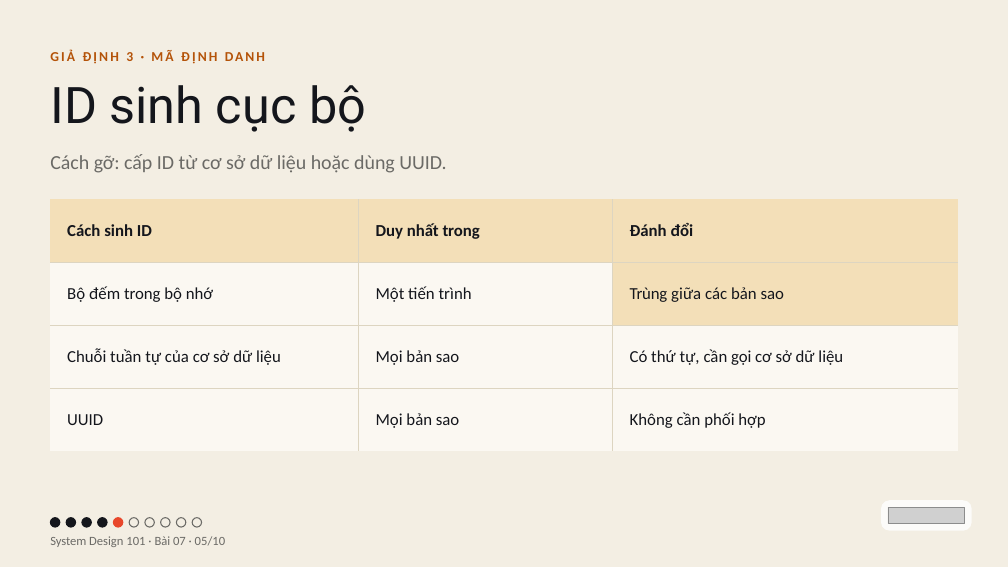
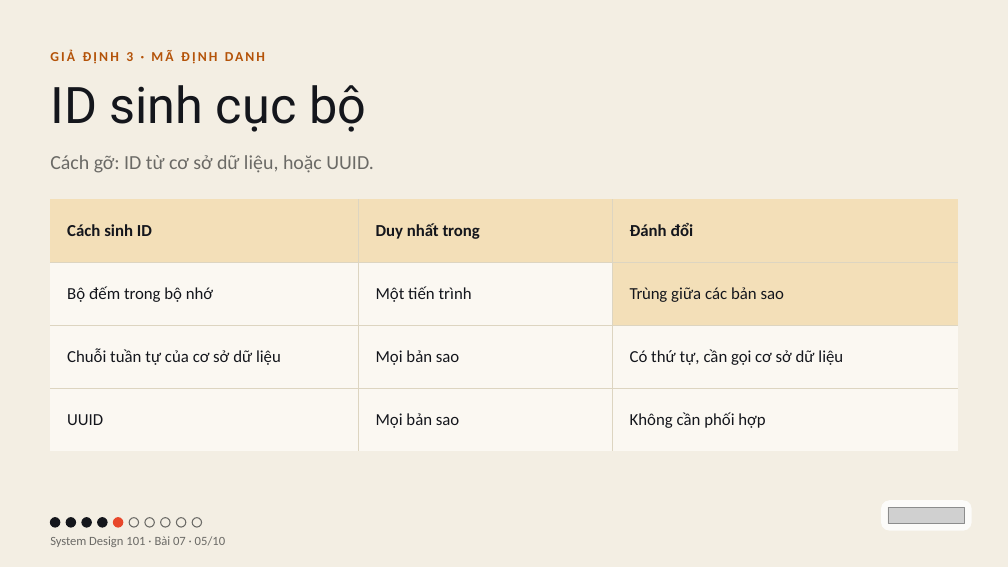
Before and after one commit to vohoailinh90/tool-marketing-studio, a slide deck: slide 5 of system-design-101/vi/lessons/sd-13-007/slides/sd-13-007.pptx. Drawn at 1008x567 pixels with LibreOffice and Linux fonts; fonts in the diff are those of the drawing; grey boxes stand for pictures. Boxes give left, top, right and bottom in pixels: in the first picture for what was removed or moved away, otherwise in the second. Text is boxed around its words. In the diff, an @@ line names an element or a change of style, - is before the commit and + after.

```diff
--- a/system-design-101/vi/lessons/sd-13-007/slides/sd-13-007.pptx
+++ b/system-design-101/vi/lessons/sd-13-007/slides/sd-13-007.pptx
@@ text at <box>50,155,373,173</box>: text changed @@
-Cách gỡ: cấp ID từ cơ sở dữ liệu hoặc dùng UUID.
+Cách gỡ: ID từ cơ sở dữ liệu, hoặc UUID.
```
Also in this commit, not shown: 3 other slides changed, 4 other files.
